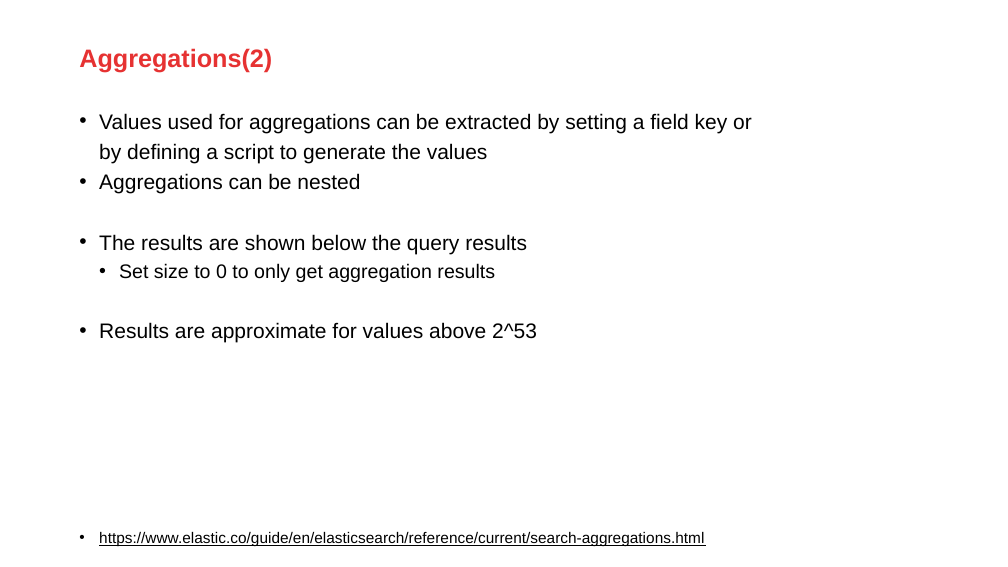
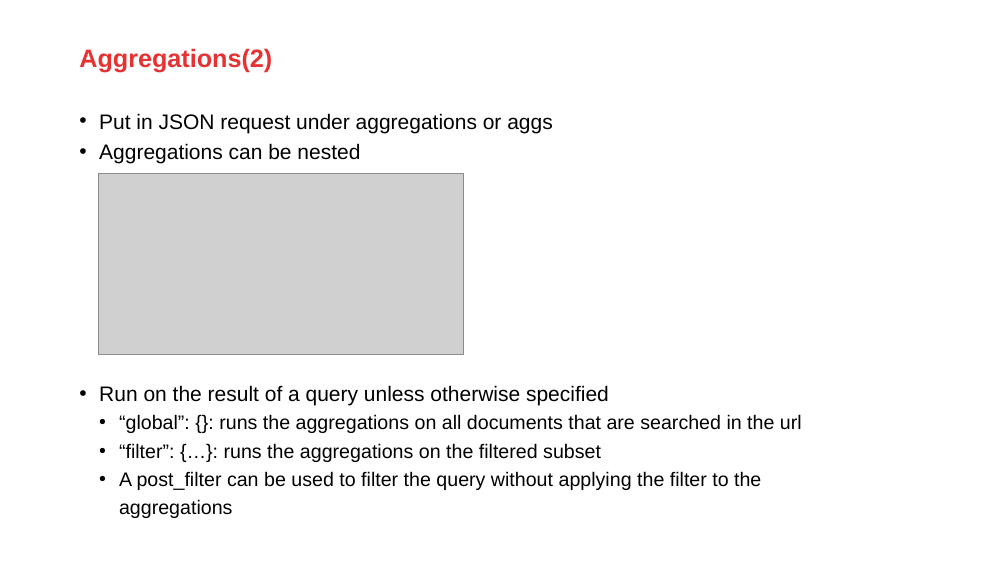
Before and after one commit to AMIS-Services/sig-elasticsearch-may2020, a slide deck: slide 36 of Elasticsearch.pptx (slide 38 before the commit). Drawn at 1008x567 pixels with LibreOffice and Linux fonts; fonts in the diff are those of the drawing; grey boxes stand for pictures; background and template pictures are left out. Boxes give left, top, right and bottom in pixels: in the first picture for what was removed or moved away, otherwise in the second. Text is boxed around its words. In the diff, an @@ line names an element or a change of style, - is before the commit and + after.

```diff
--- a/Elasticsearch.pptx
+++ b/Elasticsearch.pptx
@@ text at box(99, 113, 553, 133): text changed @@
-• Values used for aggregations can be extracted by setting a field key or by defining a script to generate the values
+• Put in JSON request under aggregations or aggs
@@ picture added at box(99, 174, 464, 355) @@
@@ text at box(99, 385, 802, 518): text changed; size 11 to 14 pt @@
-• The results are shown below the query results
-  • Set size to 0 to only get aggregation results
-• Results are approximate for values above 2^53
-• https://www.elastic.co/guide/en/elasticsearch/reference/current/search-aggregations.html
+• Run on the result of a query unless otherwise specified
+  • “global”: {}: runs the aggregations on all documents that are searched in the url
+  • “filter”: {…}: runs the aggregations on the filtered subset
+  • A post_filter can be used to filter the query without applying the filter to the aggregations
```
Also in this commit, not shown: 6 other slides changed, 2 slides removed.
